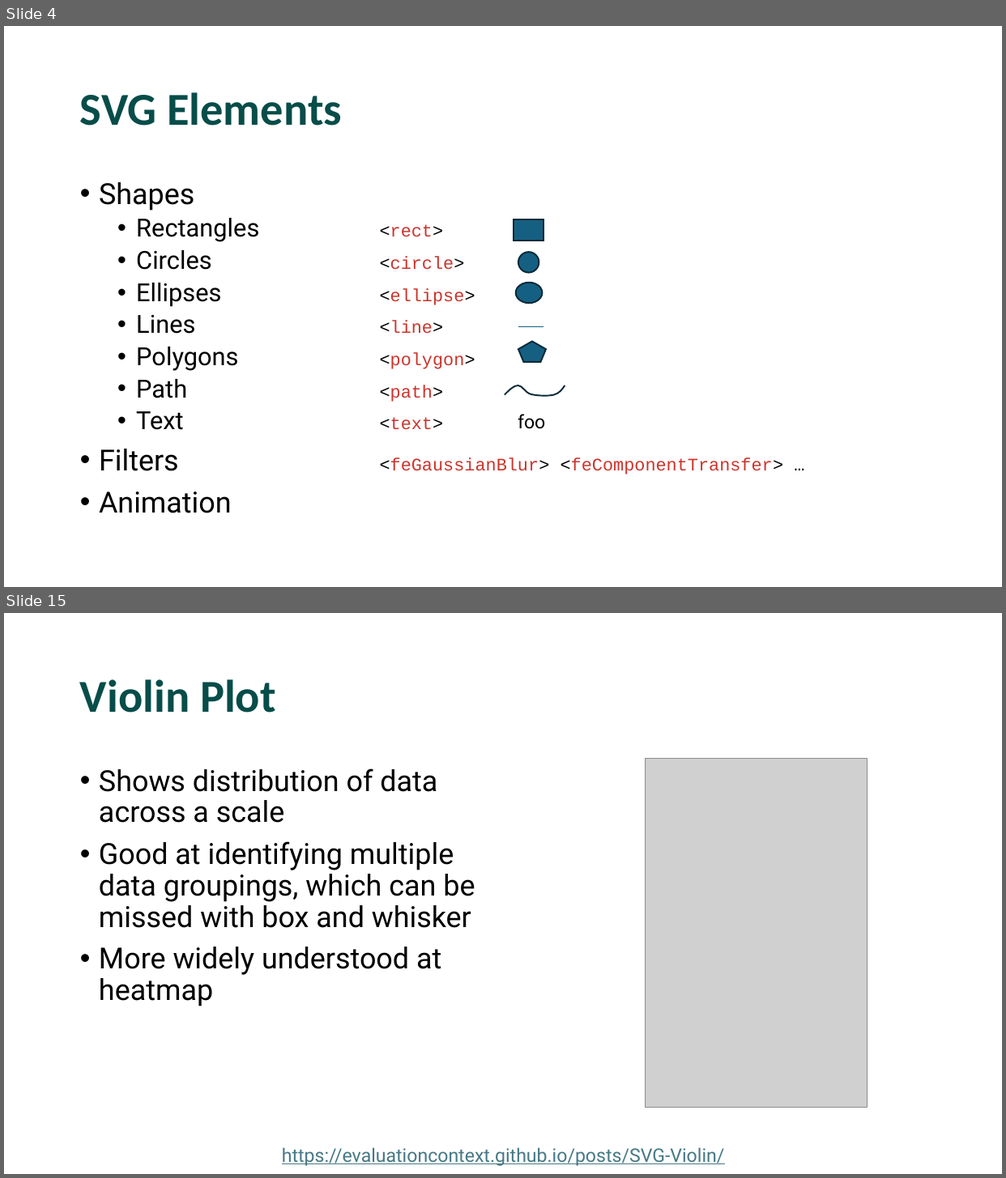
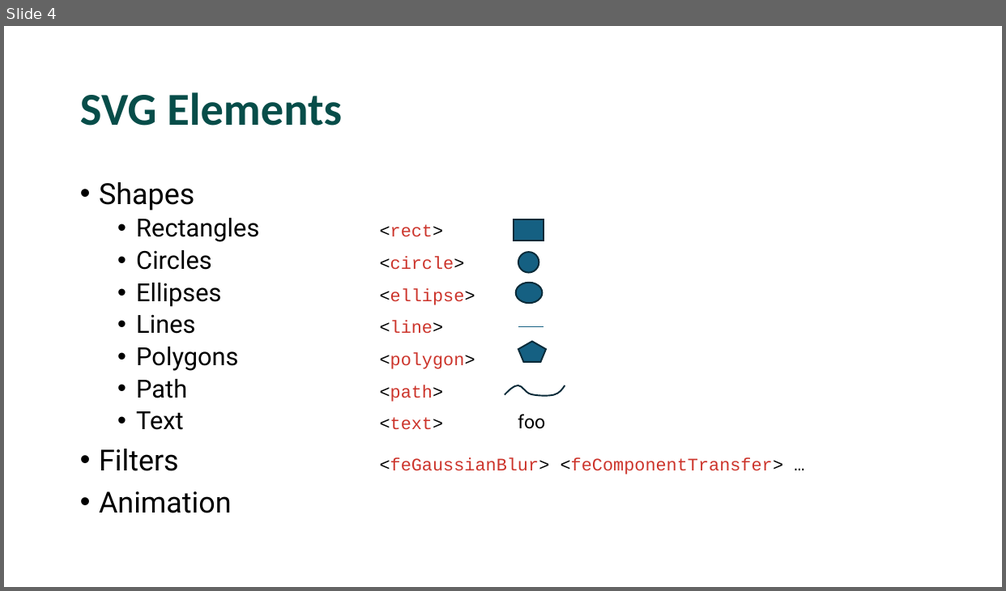
Before and after one commit to EvaluationContext/evaluationcontext.github.io, a slide deck: Resources/presentations/25-11-Devon/SVGs.pptx. Shown one above the other, each under a label of ours: slides 4 and 15 before the commit, slide 4 after it; the slides between them are not shown. The pictures are 1006x1178 and 1006x591 pixels, drawn with LibreOffice and Linux fonts; fonts in the diff are those of the drawing; grey boxes stand for pictures. Boxes give left, top, right and bottom in pixels: in the first picture for what was removed or moved away, otherwise in the second. Text is boxed around its words. In the diff, an @@ line names an element or a change of style, - is before the commit and + after.

```diff
--- a/Resources/presentations/25-11-Devon/SVGs.pptx
+++ b/Resources/presentations/25-11-Devon/SVGs.pptx
@@ slide 15 removed at <box>4,613,1002,1174</box>, background #FFFFFF @@
@@ title removed at <box>80,679,276,713</box> @@
-Violin Plot
@@ picture removed at <box>645,758,867,1107</box> @@
@@ text removed at <box>99,769,475,1007</box> @@
-• Shows distribution of data across a scale
-• Good at identifying multiple data groupings, which can be missed with box and whisker
-• More widely understood at heatmap
@@ text removed at <box>282,1148,725,1166</box> @@
-https://evaluationcontext.github.io/posts/SVG-Violin/
```
Also in this commit, not shown: 1 slide changed, 20 other slides removed, 32 other files.
